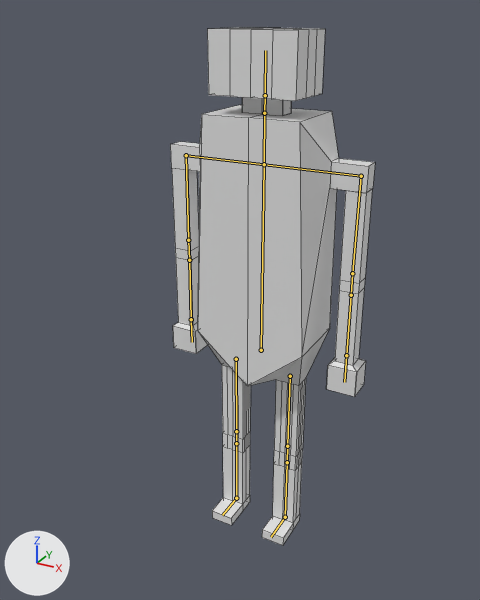
Two versions of the Blender file Assets/Assets/hunter/hunter.blend, one commit apart.
Both versions are drawn from a 50 mm lens placed at (0.999, -1.982, 1.951), pointed at (-0.034, -0.106, 1.013). Lighting does not change. The marker at lower left points along +X, +Y and +Z. The bones that bend it are drawn over the model as lines. Mesh edges are drawn as thin lines.

The first picture shows 'body'.
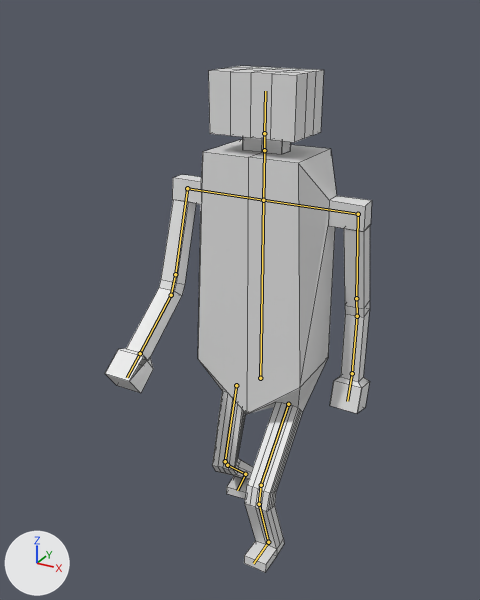
The newer file adds an action. The first version stands in its rest pose; the second is drawn at frame 30 of the action 'Idle'.

What the commit changed:
Bone 'Body' (bone_body) moves from (0.0, 0.0, 0.0) to (0.0, -0.172, 0.0).
Bone 'arriere bras droite' (bone_arriere_bras_droite) turns from (0, 0, 0) to (0, 0, -18) degrees about its own x, y and z.
Bone 'coude droite' (bone_coude_droite) turns from (0, 0, 0) to (0, 0, -10) degrees about its own x, y and z.
Bone 'avant bras droite' (bone_avant_bras_droite) turns from (0, 0, 0) to (0, 0, -26) degrees about its own x, y and z.
Bone 'arriere bras gauche' (bone_arriere_bras_gauche) turns from (0, 0, 0) to (0, 0, 11) degrees about its own x, y and z.
Bone 'coude gauche' (bone_coude_gauche) turns from (0, 0, 0) to (0, 0, 6) degrees about its own x, y and z.
Bone 'avant bras gauche' (bone_avant_bras_gauche) turns from (0, 0, 0) to (0, 0, -19) degrees about its own x, y and z.
Bone 'main gauche' (bone_main_gauche) turns from (0, 0, 0) to (0, 0, -14) degrees about its own x, y and z.
Bone 'cuisse gauche' (bone_cuisse_gauche) turns from (0, 0, 0) to (0, 0, -45) degrees about its own x, y and z.
Bone 'genou gauche' (bone_genou_gauche) turns from (0, 0, 0) to (0, 0, 33) degrees about its own x, y and z.
Bone 'mollet gauche' (bone_mollet_gauche) turns from (0, 0, 0) to (0, 0, 31) degrees about its own x, y and z.
Bone 'pied gauche' (bone_pied_gauche) turns from (0, 0, 0) to (0, 0, -20) degrees about its own x, y and z.
Bone 'cuisse droite' (bone_cuisse_droite) turns from (0, 0, 0) to (3, -12, 10) degrees about its own x, y and z.
Bone 'genou droit' (bone_genou_droit) turns from (0, 0, 0) to (-2, -3, -48) degrees about its own x, y and z.
Bone 'mollet droit' (bone_mollet_droit) turns from (0, 0, 0) to (-5, -4, -7) degrees about its own x, y and z.
Bone 'pied droit' (bone_pied_droit) turns from (0, 0, 0) to (0, -9, 46) degrees about its own x, y and z.

What differs and where, as boxes (x1, y1, x2, y2) in the pictures (480 x 600 px):
'body', posed (30% wider)
    before: (170, 27, 375, 545)
    after: (105, 66, 372, 573)
bone 'Body', root to tip
    before: (261, 350) to (264, 164)
    after: (260, 378) to (263, 200)
bone 'arriere bras droite', root to tip
    before: (186, 155) to (188, 240)
    after: (187, 188) to (175, 274)
bone 'coude droite', root to tip
    before: (188, 240) to (189, 260)
    after: (175, 274) to (171, 295)
bone 'avant bras droite', root to tip
    before: (189, 260) to (191, 319)
    after: (171, 295) to (140, 353)
bone 'arriere bras gauche', root to tip
    before: (361, 176) to (352, 273)
    after: (358, 214) to (356, 298)
bone 'coude gauche', root to tip
    before: (352, 273) to (351, 295)
    after: (356, 298) to (357, 316)
bone 'avant bras gauche', root to tip
    before: (351, 295) to (346, 355)
    after: (357, 316) to (352, 373)
bone 'main gauche', root to tip
    before: (346, 355) to (344, 382)
    after: (352, 373) to (347, 401)
bone 'cuisse gauche', root to tip
    before: (290, 376) to (287, 446)
    after: (288, 404) to (261, 485)
bone 'genou gauche', root to tip
    before: (287, 446) to (287, 462)
    after: (261, 485) to (259, 504)
bone 'mollet gauche', root to tip
    before: (287, 462) to (285, 517)
    after: (259, 504) to (268, 542)
bone 'pied gauche', root to tip
    before: (285, 517) to (271, 537)
    after: (268, 542) to (253, 563)
bone 'cuisse droite', root to tip
    before: (236, 359) to (236, 431)
    after: (236, 385) to (225, 461)
bone 'genou droit', root to tip
    before: (236, 431) to (236, 443)
    after: (225, 461) to (227, 465)
bone 'mollet droit', root to tip
    before: (236, 443) to (236, 498)
    after: (227, 465) to (245, 474)
bone 'pied droit', root to tip
    before: (236, 498) to (222, 515)
    after: (245, 474) to (237, 490)
